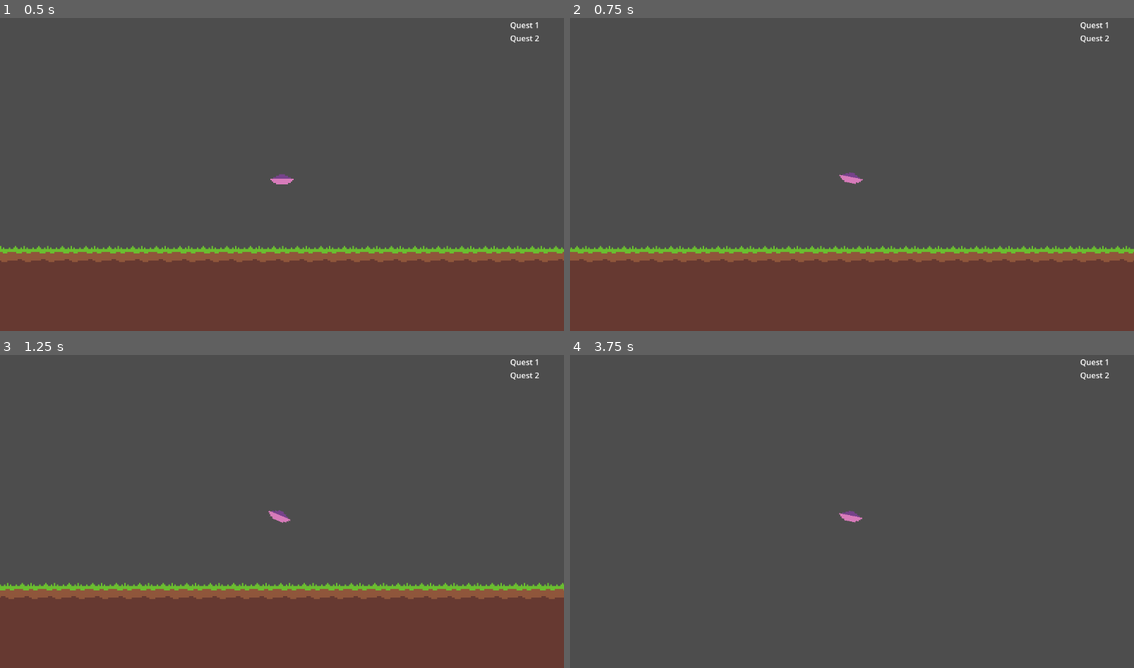
Above: before the commit, frames 1-4 (two rows, left to right).
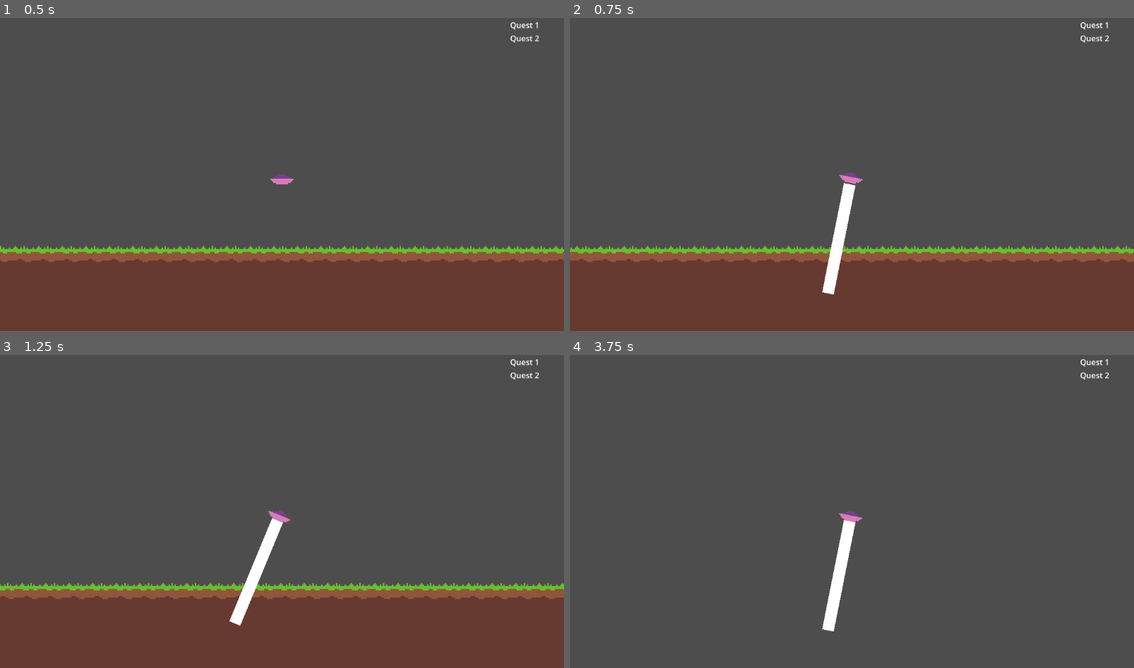
Above: after the commit, the same moments.

Repository: levilindsey/ld58
Game: Godot game, scene res://src/core/main.tscn
Two runs of this game, one before a commit and one after it. Both use one fixed random seed, a clock stepped at 60 frames per second and the inputs below.
Inputs:
- Up to frame 1 (0.5 s): no input
- Up to frame 2 (0.75 s): tap Enter at 0.5 s; hold Right (ui_right) from 0.53 s (still down); hold Space (ui_select) from 0.53 s (still down)
- Up to frame 3 (1.25 s): keep holding Right (ui_right); keep holding Space (ui_select)
- Up to frame 4 (3.75 s): release Right (ui_right) at 1.28 s; release Space (ui_select) at 1.28 s; hold Down (ui_down) 1.28-2.03 s; tap P at 1.35, 3.6 s; tap Space (ui_select) at 1.52, 1.55, 1.82, 2, 2.85, 3.02, 3.32 s; hold Right (ui_right) 2.03-2.78 s; hold Space (ui_select) 2.03-2.78 s; tap O at 2.1 s; hold Up (ui_up) 2.78-3.53 s; hold Left (ui_left) from 3.53 s (still down); hold Space (ui_select) from 3.53 s (still down)

Frame 1 is identical in both runs. In frame 2, 0.8% of the frame differs, in the area x 44-51%, y 52-89%; in frame 3, 0.8%, in the area x 40-51%, y 52-87%; in frame 4, 0.8%.
Error in both runs: Cannot call method 'get_texture' on a null value. (res://src/core/utils.gd:451)

Commit message:
Add basic tractor beam functionality
Add tractor beam placeholder and attach a signal so that a pedestrian that walks into an active beam gets captured

Diff:
--- a/src/player/player.gd
+++ b/src/player/player.gd
@@ -1,32 +1,50 @@
 class_name Player
 extends CharacterBody2D
 
-var max_speed = 400
-var acceleration = 1000
-var max_rotation = PI / 8
-var damping_factor = 0.95
+const MAX_SPEED = 400
+const ACCELERATION = 1000
+const MAX_ROTATION = PI / 8
+const DAMPING_FACTOR = 0.95
 var gravity = 0
-
+var pedestrians_in_beam = {}
 
 func _ready() -> void:
     G.player = self
 
+func _physics_process(delta):
+    var previous_pos = position
+    handle_movement(delta)
 
-func _physics_process(delta):
+    var beam = get_node("TractorBeam")
+    var beamCollisionArea = %TractorBeamCollisionPolygon
+    if Input.is_action_pressed("ui_select"):
+        beam.visible = true
+        beamCollisionArea.set_deferred("disabled", false)
+    if Input.is_action_just_released("ui_select"):
+        beam.visible = false
+        beamCollisionArea.set_deferred("disabled", true)
+
+    var player_x_delta = position.x - previous_pos.x
+    for ped in pedestrians_in_beam:
+        ped.position.x = move_toward(ped.position.x, position.x, 0.1) + player_x_delta
+        ped.position.y = move_toward(ped.position.y, position.y, 0.5)
+
+
+func handle_movement(delta):
     if Input.is_action_pressed("ui_left"):
-        velocity.x = clamp(velocity.x + acceleration * delta * -1, max_speed * -1, max_speed)
-        rotation = clamp(velocity.x / max_speed * max_rotation, max_rotation * -1, max_rotation)
+        velocity.x = clamp(velocity.x + ACCELERATION * delta * -1, MAX_SPEED * -1, MAX_SPEED)
+        rotation = clamp(velocity.x / MAX_SPEED * MAX_ROTATION, MAX_ROTATION * -1, MAX_SPEED)
     if Input.is_action_pressed("ui_right"):
-        velocity.x = clamp(velocity.x + acceleration * delta, max_speed * -1, max_speed)
-        rotation = clamp(velocity.x / max_speed * max_rotation, max_rotation * -1, max_rotation)
+        velocity.x = clamp(velocity.x + ACCELERATION * delta, MAX_SPEED * -1, MAX_SPEED)
+        rotation = clamp(velocity.x / MAX_SPEED * MAX_ROTATION, MAX_ROTATION * -1, MAX_ROTATION)
     if Input.is_action_pressed("ui_up"):
-        velocity.y = clamp(velocity.y + acceleration * delta * -1, max_speed * -1, max_speed)
+        velocity.y = clamp(velocity.y + ACCELERATION * delta * -1, MAX_SPEED * -1, MAX_SPEED)
     if Input.is_action_pressed("ui_down"):
-        velocity.y = clamp(velocity.y + acceleration * delta, max_speed * -1, max_speed)
+        velocity.y = clamp(velocity.y + ACCELERATION * delta, MAX_SPEED * -1, MAX_SPEED)
 
     if not is_movement_action_pressed():
-        velocity.x = velocity.x * damping_factor
-        velocity.y = velocity.y * damping_factor
+        velocity.x = velocity.x * DAMPING_FACTOR
+        velocity.y = velocity.y * DAMPING_FACTOR
         # TODO: revisit and add wobbling when decelerating?
         rotation = 0
 
@@ -37,7 +55,17 @@
         velocity.y = 0
 
     velocity.y += gravity * delta
-    var collision = move_and_collide(velocity * delta)
+    move_and_collide(velocity * delta)
 
 func is_movement_action_pressed():
     return Input.is_action_pressed("ui_left") or Input.is_action_pressed("ui_right") or Input.is_action_pressed("ui_up") or Input.is_action_pressed("ui_down")
+
+
+func _on_tractor_beam_area_body_entered(body: Node2D) -> void:
+    if body is Pedestrian:
+        body.on_beam_start()
+        # Add pedestrian to dictionary to keep them unique. Value is meaningless
+        pedestrians_in_beam[body] = true
+    else:
+        return
+    pass # Replace with function body.
--- a/src/player/player.tscn
+++ b/src/player/player.tscn
@@ -47,3 +47,24 @@
 
 [node name="Camera2D" type="Camera2D" parent="."]
 zoom = Vector2(3, 3)
+
+[node name="TractorBeam" type="Node2D" parent="."]
+visible = false
+
+[node name="TractorBeam" type="ColorRect" parent="TractorBeam"]
+offset_left = -4.0
+offset_top = 8.0
+offset_right = 4.0
+offset_bottom = 84.0
+
+[node name="TractorBeamArea" type="Area2D" parent="TractorBeam"]
+collision_layer = 64
+collision_mask = 4
+monitorable = false
+
+[node name="TractorBeamCollisionPolygon" type="CollisionPolygon2D" parent="TractorBeam/TractorBeamArea"]
+unique_name_in_owner = true
+polygon = PackedVector2Array(-4, 8, -10, 84, 10, 84, 4, 8)
+disabled = true
+
+[connection signal="body_entered" from="TractorBeam/TractorBeamArea" to="." method="_on_tractor_beam_area_body_entered"]
